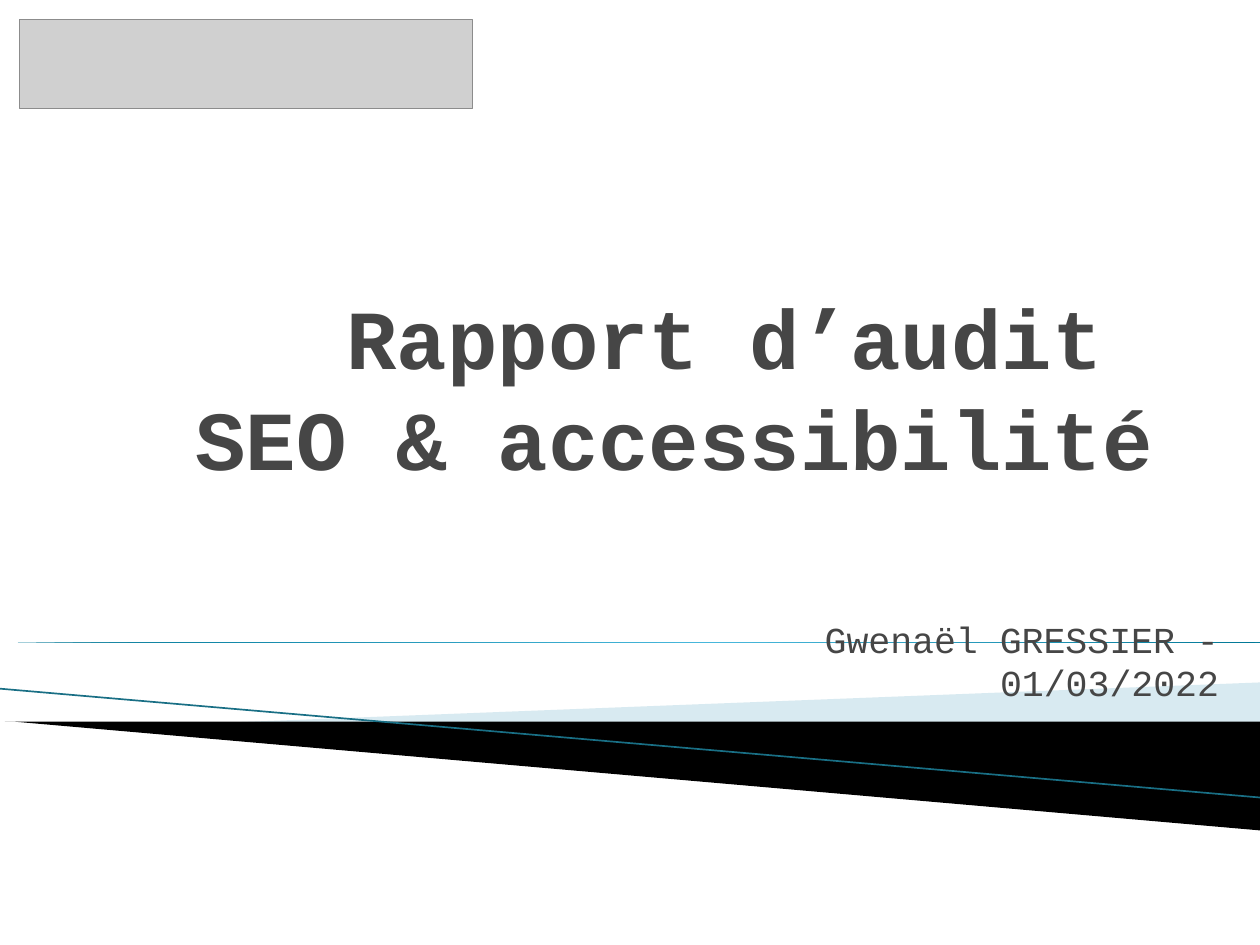
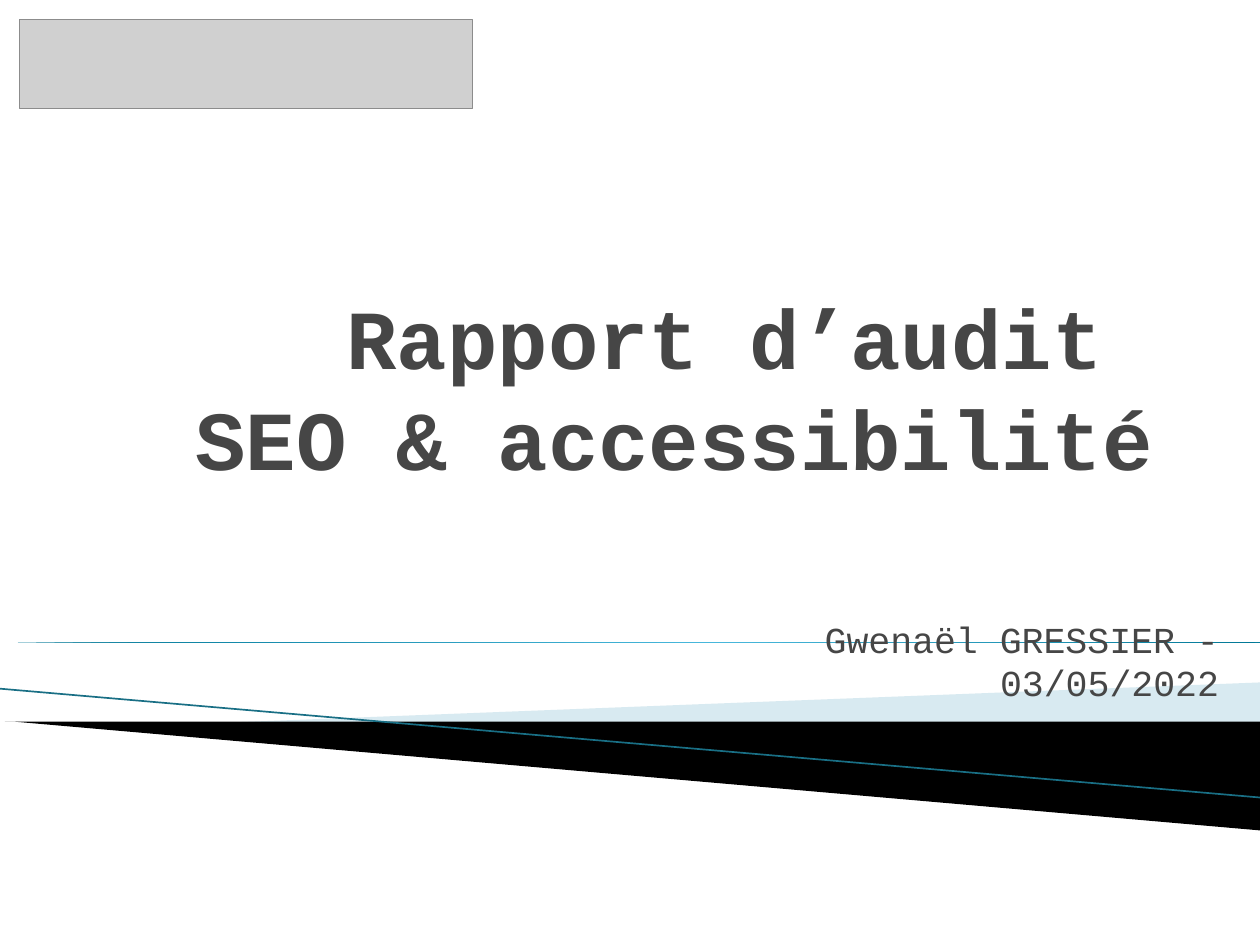
Before and after one commit to gwenaelgressier/GwenaelGressier_04_28022022, a slide deck: slide 1 of Rapport audit.pptx. Drawn at 1260x945 pixels with LibreOffice and Linux fonts; fonts in the diff are those of the drawing; grey boxes stand for pictures; background and template pictures are left out. Boxes give left, top, right and bottom in pixels: in the first picture for what was removed or moved away, otherwise in the second. Text is boxed around its words. In the diff, an @@ line names an element or a change of style, - is before the commit and + after.

```diff
--- a/Rapport audit.pptx
+++ b/Rapport audit.pptx
@@ subtitle at bbox=[825, 627, 1219, 697]: text changed @@
-Gwenaël GRESSIER - 01/03/2022
+Gwenaël GRESSIER - 03/05/2022
```
Also in this commit, not shown: 3 other slides changed, 1 slide added, 8 other files.
